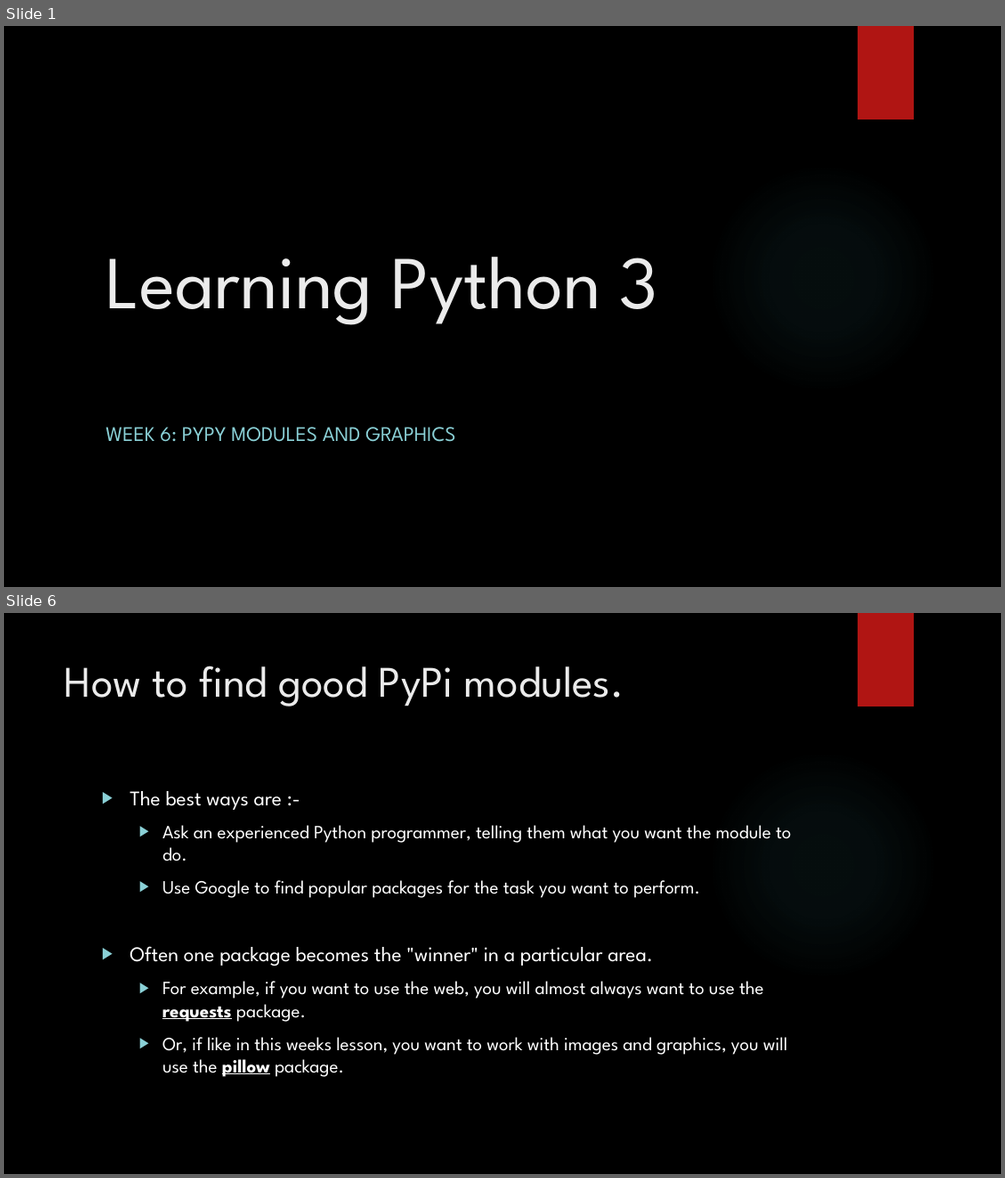
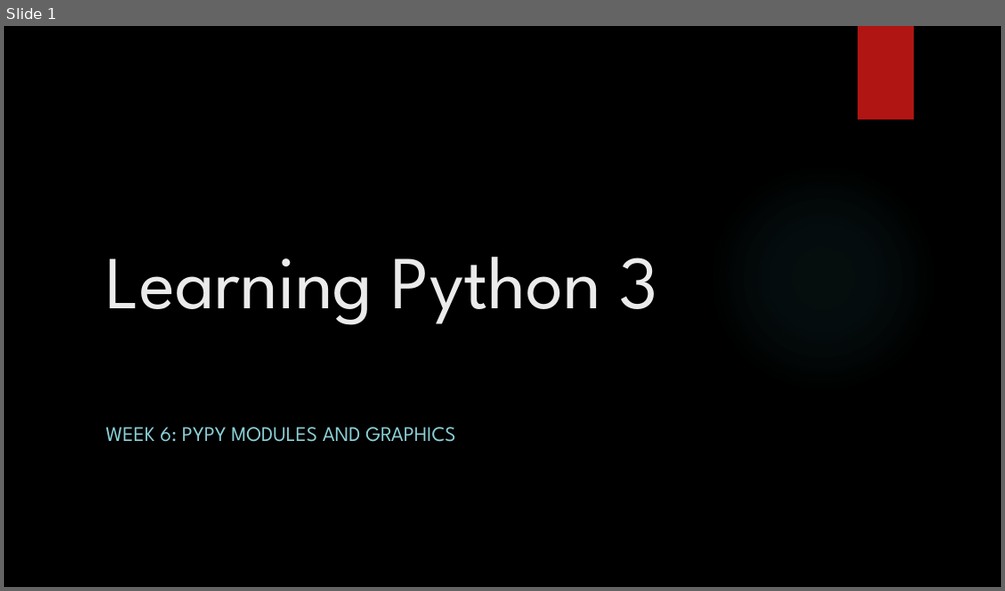
Before and after one commit to davidgroves/DGM_Tutorials, a slide deck: week7/week7.pptx. Shown one above the other, each under a label of ours: slides 1 and 6 before the commit, slide 1 after it; the slides between them are not shown. The pictures are 1005x1178 and 1005x591 pixels, drawn with LibreOffice and Linux fonts; fonts in the diff are those of the drawing; background and template pictures are left out. Boxes give left, top, right and bottom in pixels: in the first picture for what was removed or moved away, otherwise in the second. Text is boxed around its words. In the diff, an @@ line names an element or a change of style, - is before the commit and + after.

```diff
--- a/week7/week7.pptx
+++ b/week7/week7.pptx
@@ slide 6 removed at (4,613,1001,1174), background picture (left out); not listed: 2 template elements that a slide beside it also shows @@
@@ title removed at (65,666,624,706) @@
-How to find good PyPi modules.
@@ text removed at (129,791,791,1077) @@
-▶ The best ways are :-
-  ▶ Ask an experienced Python programmer, telling them what you want the module to do.
-  ▶ Use Google to find popular packages for the task you want to perform.
-▶ Often one package becomes the "winner" in a particular area.
-  ▶ For example, if you want to use the web, you will almost always want to use the requests package.
-  ▶ Or, if like in this weeks lesson, you want to work with images and graphics, you will use the pillow package.
```
Also in this commit, not shown: 1 slide changed, 15 slides added, 18 other slides removed, 24 other files.
